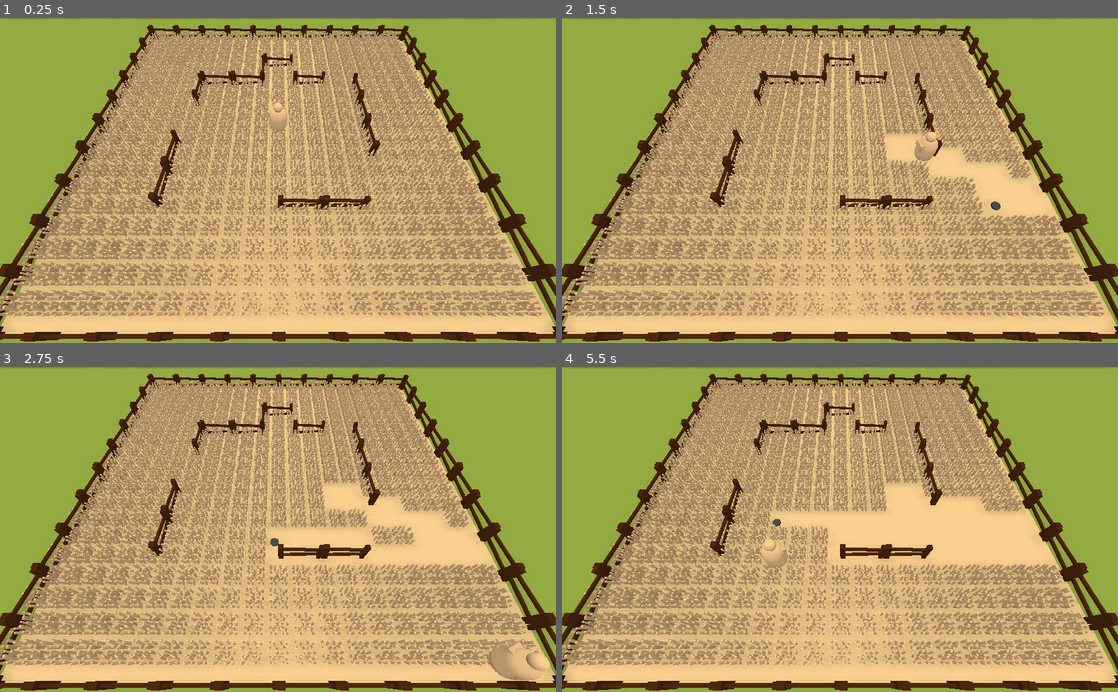
Above: before the commit, frames 1-4 (two rows, left to right).
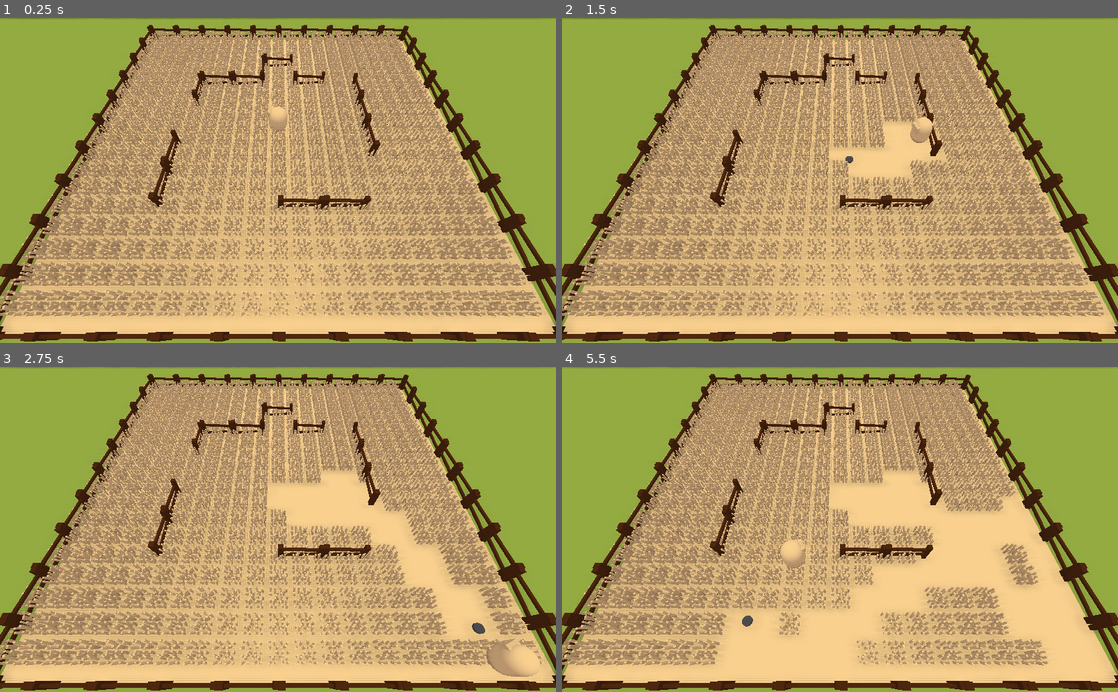
Above: after the commit, the same moments.

Repository: BoringStudio/ldjam52
Game: Godot game, scene res://game.tscn
The game is run twice, just before and just after one commit, with the same random seed, the same clock (stepped at 60 frames per second) and the same inputs. Sound files missing from this copy of the repository are replaced by a short silence.
Inputs (mouse positions are in pixels of both pictures, inside the frame that each line leads up to):
- Up to frame 1 (0.25 s): no input
- Up to frame 2 (1.5 s): tap Enter at 0.5 s; move the mouse to (962, 164) at 0.52 s; hold Right (move_right) 0.53-1.28 s; hold Space (dash) 0.53-1.28 s; click (962, 164) at 0.8 s; move the mouse to (728, 196) at 1.27 s; hold S (move_back) from 1.28 s (still down); click (728, 196) at 1.35 s
- Up to frame 3 (2.75 s): tap Space (dash) at 1.55 s; move the mouse to (333, 458) at 2.02 s; release S (move_back) at 2.03 s; hold Right (move_right) from 2.03 s (still down); hold Space (dash) from 2.03 s (still down); click (333, 458) at 2.3 s
- Up to frame 4 (5.5 s): move the mouse to (812, 594) at 2.77 s; release Right (move_right) at 2.78 s; release Space (dash) at 2.78 s; hold W (move_forward) 2.78-3.53 s; tap Shift (shift) at 2.85 s; tap Space (dash) at 3.05, 4.35 s; move the mouse to (1006, 578) at 3.52 s; press the mouse at (1006, 578) at 3.53 s; hold Left (move_left) 3.53-5.03 s; move the mouse to (673, 480) at 4.27 s; release the mouse at (673, 480) at 4.28 s; move the mouse to (867, 529) at 5.02 s; press the mouse at (867, 529) at 5.03 s; hold S (move_back) from 5.03 s (still down)

The runs differ from the first frame. In frame 1, less than 0.1% of the frame differs, in the area x 47-52%, y 23-30%; in frame 2, 3.1%; in frame 3, 6.2%; in frame 4, 9.8%, in the area x 27-98%, y 29-92%.

Commit message:
Partially fix bounce

Diff:
--- a/game.tscn
+++ b/game.tscn
@@ -228,4 +228,4 @@
 
 [node name="AudioStreamPlayer" type="AudioStreamPlayer" parent="."]
 stream = ExtResource( 5 )
-volume_db = -16.508
+volume_db = -30.728
--- a/prefabs/fence/fence.gd
+++ b/prefabs/fence/fence.gd
@@ -2,7 +2,7 @@
 
 const ObstacleType = preload("../../shared/obstacle_type.gd").ObstacleType
 
-func _init().(randi() % 4):
+func _init().(ObstacleType.Wood):
 	pass
 
 func _ready():
--- a/prefabs/player/player.gd
+++ b/prefabs/player/player.gd
@@ -7,15 +7,20 @@
 	Thrown = 3,
 }
 
+enum OverlapState {
+	None,
+	Waiting,
+	Hit,
+}
+
 export(float) var movement_speed: float = 15.0
 export(float) var shift_speed: float = 25.0
 export(float) var dash_speed: float = 40.0
 export(float) var dash_duration: float = 0.15
 export(float) var dash_interval: float = 0.1
 export(float) var ricochet_velocity: float = 15.0
-export(float) var min_sickle_impulse: float = 40.0
 export(float) var max_sickle_impulse: float = 40.0
-export(float) var margin: float = 0.1
+export(float) var margin: float = 0.15
 export(NodePath) var camera: NodePath
 export(PackedScene) var sickle: PackedScene
 
@@ -23,10 +28,10 @@
 var _prev_direction: Vector3
 var _remaining_dash: float = -dash_interval
 var _sickle: Sickle
-var _overlaps_sickle: bool = false
 var _jumping: bool = false
 var _shift: bool = false
 var _throw_state: int = ThrowState.None
+var _overlap_state: int = OverlapState.None
 var _time_since_prepare: float = 0.0
 var _time_since_overlap: float = 0.0
 
@@ -34,9 +39,10 @@
 onready var _socket: Spatial = $Socket
 onready var _audio: AudioStreamPlayer3D = $AudioStreamPlayer3D
 
-onready var _sound_throw: AudioStream = preload("../../audio/throw.mp3");
-onready var _sound_dash: AudioStream = preload("../../audio/dash.mp3");
-onready var _prepared_force_indicator: Spatial = $MeshInstance3
+onready var _sound_throw: AudioStream = preload("../../audio/throw.mp3")
+onready var _sound_dash: AudioStream = preload("../../audio/dash.mp3")
+onready var _sound_damange: AudioStream = preload("../../audio/hit_player.mp3")
+onready var _sound_bounce: AudioStream = preload("../../audio/hit_wall.mp3")
 
 onready var _game: Game = get_tree().get_current_scene()
 
@@ -54,7 +60,7 @@
 		if _remaining_dash <= -dash_interval:
 			_jumping = true
 
-			var action = _game.delay_action(0.1)
+			var action = _game.delay_action(0.1, 2)
 			if action is GDScriptFunctionState:
 				yield(action, "completed")
 
@@ -71,70 +77,23 @@
 		if _throw_state != ThrowState.None:
 			return
 
-		if _time_since_overlap < margin:
-			_throw_sickle()
-
-		# if (_time_since_overlap < 0.2 and _throw_state != ThrowState.Throwing and _throw_state != ThrowState.Thrown
-		# 	and _prev_sickle_velocity.length_squared() > ricochet_velocity * ricochet_velocity):
-		# 	var impulse_direction = _get_view_direction()
-		# 	_sickle.linear_velocity = _prev_sickle_velocity.bounce(impulse_direction)
-		# 	play_sound()
-		# 	_throw_state = ThrowState.Thrown
-		# else:
-		#_throw_state = ThrowState.Preparing
-		#_prepared_force = 0.0
-	# elif event.is_action_released("throw"):
-	# 	if _throw_state == ThrowState.Throwing or _throw_state == ThrowState.Thrown:
-	# 		return
-
-	# 	if not _overlaps_sickle and is_instance_valid(_sickle):
-	# 		_throw_state = ThrowState.None
-	# 		return
-
-	# 	_throw_state = ThrowState.Throwing
-
-	# 	# var action = _game.delay_action()
-	# 	# if action is GDScriptFunctionState:
-	# 	# 	yield(action, "completed")
-
-	# 	_play_sound(_sound_throw)
-
-	# 	if _sickle == null:
-	# 		_sickle = sickle.instance()
-	# 		get_tree().root.add_child(_sickle)
-	# 	_sickle.global_transform.origin = _socket.global_transform.origin
-
-	# 	var impulse_direction = _get_view_direction()
-	# 	var impulse = lerp(min_sickle_impulse, max_sickle_impulse, min(_prepared_force, 1.0));
-
-	# 	# if _time_since_overlap < 0.2 && _prev_sickle_velocity.length_squared() > ricochet_velocity * ricochet_velocity:
-	# 	# 	_sickle.linear_velocity = _prev_sickle_velocity.bounce(impulse_direction)
-	# 	# 	play_sound()
-	# 	# else:
-	# 	_sickle.linear_velocity = Vector3.ZERO
-	# 	_sickle.apply_impulse(Vector3.ZERO, impulse_direction * impulse)
-
-	# 	_sickle.reset_bounces(1)
-
-	# 	_throw_state = ThrowState.Thrown
+		_throw_sickle(_time_since_overlap < margin)
 
 
 func _process(_delta):
 	self.transform = self.transform.looking_at(_view_target, Vector3.UP)
 
 func _physics_process(delta):
-	if not _overlaps_sickle and _throw_state == ThrowState.Preparing:
+	if _overlap_state == OverlapState.Waiting and _throw_state == ThrowState.None:
+		_time_since_overlap += delta
+		if _time_since_overlap > margin:
+			_overlap_state = OverlapState.Hit
+			if _sickle_has_critical_velocity():
+				_play_sound(_sound_damange)
+	elif _overlap_state == OverlapState.None and _throw_state == ThrowState.Preparing and _time_since_prepare < margin:
 		_time_since_prepare += delta
-	elif _overlaps_sickle and _throw_state == ThrowState.None:
-		_time_since_overlap += delta
-
-	if is_instance_valid(_sickle) and _overlaps_sickle and _time_since_overlap > margin and _throw_state == ThrowState.None:
-		#play_sound()
-		_sickle.linear_velocity = Vector3.ZERO
-
-	# _update_prepared_force_indicator()
-
-	if is_instance_valid(_sickle) and _sickle.should_retract() and not _overlaps_sickle and _throw_state == ThrowState.None:
+
+	if is_instance_valid(_sickle) and _sickle.should_retract() and _overlap_state == OverlapState.None and _throw_state == ThrowState.None:
 		var sickle_to_player = self.global_transform.origin - _sickle.global_transform.origin
 		sickle_to_player.y = 0.0
 		_sickle.add_central_force(sickle_to_player.normalized() * 50)
@@ -193,42 +152,32 @@
 	_view_target = camera_from + t * camera_to
 
 
-# func _update_prepared_force_indicator():
-# 	if _throw_state == ThrowState.Preparing:
-# 		_prepared_force_indicator.visible = true
-# 		_prepared_force_indicator.scale = Vector3.ONE * _prepared_force
-# 	else:
-# 		_prepared_force_indicator.visible = false
-
-
 func _on_sickle_entered(body: Node):
 	if is_instance_valid(_sickle) and body == _sickle:
-		if not _overlaps_sickle:
-			_overlaps_sickle = true
+		if _overlap_state == OverlapState.None:
 			if _throw_state == ThrowState.None:
+				_overlap_state = OverlapState.Waiting
 				_time_since_overlap = 0.0
 			elif _throw_state == ThrowState.Preparing:
+				_overlap_state = OverlapState.Hit
 				if _time_since_prepare < margin:
-					_throw_sickle()
+					_throw_sickle(true)
 				else:
-					play_sound()
-					_sickle.linear_velocity = Vector3.ZERO
+					_play_sound(_sound_damange)
+					_throw_sickle(false)
 
 
 func _on_sickle_exited(body: Node):
 	if is_instance_valid(_sickle) and body == _sickle:
-		if _overlaps_sickle and _throw_state == ThrowState.Preparing:
-			return
-
-		_overlaps_sickle = false
+		_overlap_state = OverlapState.None
 		_throw_state = ThrowState.None
 
 
-func _throw_sickle():
+func _throw_sickle(bounce: bool):
 	if _throw_state == ThrowState.Throwing or _throw_state == ThrowState.Thrown:
 		return
 
-	if not _overlaps_sickle and is_instance_valid(_sickle):
+	if _overlap_state == OverlapState.None and is_instance_valid(_sickle):
 		_throw_state = ThrowState.None
 		return
 
@@ -243,17 +192,21 @@
 	if _sickle == null:
 		_sickle = sickle.instance()
 		get_tree().root.add_child(_sickle)
-	_sickle.global_transform.origin = _socket.global_transform.origin
+		bounce = false
+
+	if not bounce:
+		_sickle.linear_velocity = Vector3.ZERO
+		_sickle.global_transform.origin = _socket.global_transform.origin
 
 	var impulse_direction = _get_view_direction()
 	var impulse = max_sickle_impulse;
 
-	# if _time_since_overlap < 0.2 && _prev_sickle_velocity.length_squared() > ricochet_velocity * ricochet_velocity:
-	# 	_sickle.linear_velocity = _prev_sickle_velocity.bounce(impulse_direction)
-	# 	play_sound()
-	# else:
-	_sickle.linear_velocity = Vector3.ZERO
-	_sickle.apply_impulse(Vector3.ZERO, impulse_direction * impulse)
+	if _sickle_has_critical_velocity():
+		_sickle.linear_velocity = _sickle.linear_velocity.bounce(impulse_direction)
+		_play_sound(_sound_bounce)
+	else:
+		_sickle.linear_velocity = Vector3.ZERO
+		_sickle.apply_impulse(Vector3.ZERO, impulse_direction * impulse)
 
 	_sickle.reset_bounces(1)
 
@@ -262,13 +215,5 @@
 	_time_since_overlap = 0.0
 
 
-func play_sound():
-	var audio = AudioStreamPlayer3D.new()
-	self.add_child(audio)
-	audio.stream = preload("../../audio/hit_wall.mp3")
-	audio.max_distance = 200
-	audio.unit_size = 20
-	audio.attenuation_filter_db = -0.1
-	audio.play()
-	yield(audio, "finished")
-	audio.queue_free()
+func _sickle_has_critical_velocity() -> bool:
+	return is_instance_valid(_sickle) and _sickle.linear_velocity.length_squared() > ricochet_velocity * ricochet_velocity
--- a/prefabs/player/player.tscn
+++ b/prefabs/player/player.tscn
@@ -8,10 +8,6 @@
 [sub_resource type="CapsuleMesh" id=2]
 
 [sub_resource type="CubeMesh" id=3]
-
-[sub_resource type="CapsuleMesh" id=4]
-radius = 0.5
-mid_height = 0.001
 
 [sub_resource type="CylinderShape" id=5]
 height = 4.168
@@ -39,10 +35,6 @@
 [node name="AudioStreamPlayer3D" type="AudioStreamPlayer3D" parent="."]
 unit_size = 20.0
 
-[node name="MeshInstance3" type="MeshInstance" parent="."]
-transform = Transform( 1, 0, 0, 0, 1, 0, 0, 0, 1, 0, 3.19222, 0 )
-mesh = SubResource( 4 )
-
 [node name="Area" type="Area" parent="."]
 transform = Transform( 1, 0, 0, 0, 1, 0, 0, 0, 1, 0, 1.86372, 0 )
 collision_layer = 2
--- a/prefabs/sickle/sickle.gd
+++ b/prefabs/sickle/sickle.gd
@@ -13,7 +13,7 @@
 
 
 func set_collision_disabled(collision_disabled: bool):
-	_collision_shape.disabled = collision_disabled
+	self.set_collision_mask_bit(2, not collision_disabled)
 
 
 func reset_bounces(amount: int):
--- a/prefabs/sickle/sickle.tscn
+++ b/prefabs/sickle/sickle.tscn
@@ -4,8 +4,8 @@
 [ext_resource path="res://prefabs/sickle/sickle.gd" type="Script" id=2]
 
 [sub_resource type="CylinderShape" id=1]
-height = 0.3
-radius = 0.5
+height = 0.2
+radius = 0.400164
 
 [sub_resource type="CylinderMesh" id=2]
 top_radius = 0.4
@@ -14,7 +14,7 @@
 
 [node name="Sickle" type="RigidBody"]
 collision_layer = 2
-collision_mask = 2
+collision_mask = 6
 contacts_reported = 2
 contact_monitor = true
 axis_lock_angular_x = true
--- a/prefabs/wheat/wheat.tscn
+++ b/prefabs/wheat/wheat.tscn
@@ -8,7 +8,7 @@
 [sub_resource type="CubeMesh" id=2]
 
 [node name="Wheat" type="Area"]
-collision_layer = 3
+collision_layer = 5
 script = ExtResource( 1 )
 
 [node name="CollisionShape" type="CollisionShape" parent="."]
Not shown: 1 places in prefabs/player/player.tscn that only renumber resources
